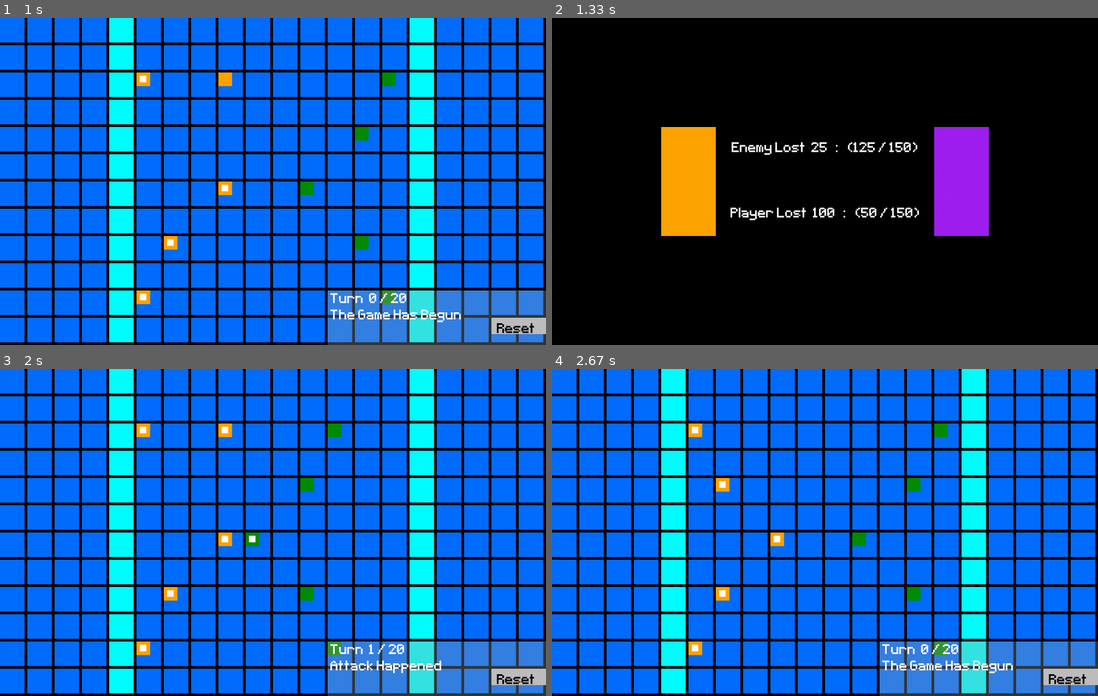
Above: before the commit, frames 1-4 (two rows, left to right).
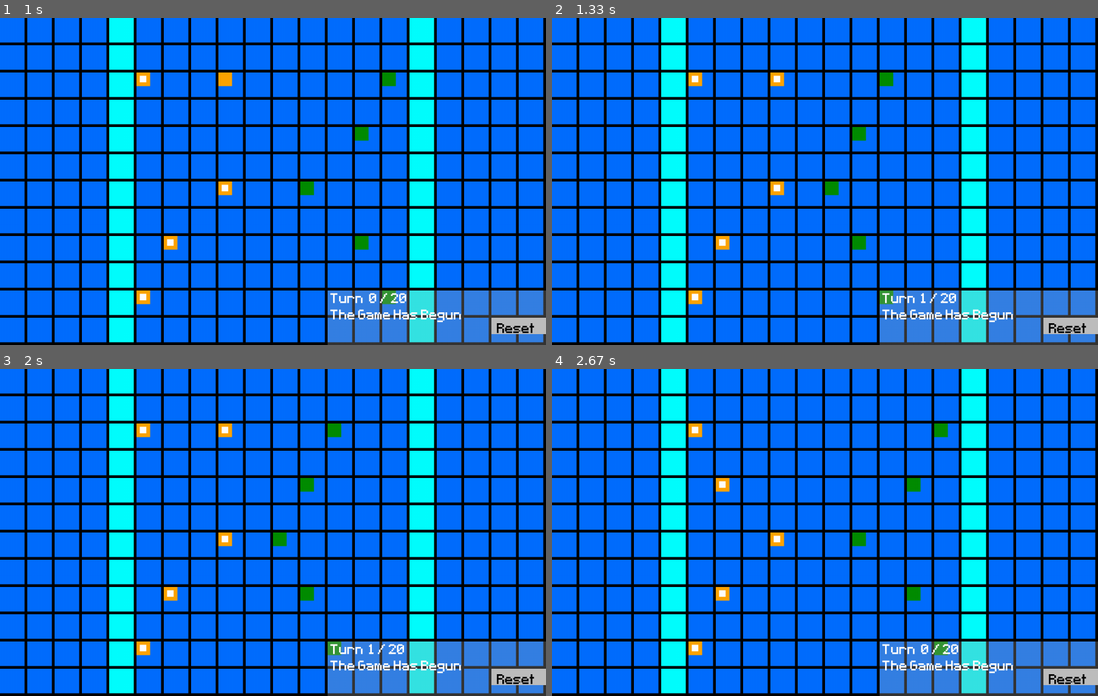
Above: after the commit, the same moments.

Repository: LWhite200/pygames
Game: pygame game, started from Final War/Final War.py
Two runs of this game, one before a commit and one after it. Both use one fixed random seed, a clock stepped at 60 frames per second and the inputs below.
Inputs (mouse positions are in pixels of both pictures, inside the frame that each line leads up to):
- Up to frame 1 (1 s): press the mouse at (169, 132) at 0.37 s; move the mouse to (256, 112) at 0.47 s; release the mouse at (338, 93) at 0.6 s
- Up to frame 2 (1.33 s): tap Enter at 1.23 s
- Up to frame 3 (2 s): click (98, 454) at 1.62 s; press the mouse at (141, 431) at 1.93 s
- Up to frame 4 (2.67 s): move the mouse to (743, 480) at 2.03 s; release the mouse at (797, 532) at 2.17 s; click "Reset" at 2.28 s; press the mouse at (693, 431) at 2.6 s

Frame 1 is identical in both runs. In frame 2, 85% of the frame differs, in the area x 0-100%, y 0-100%; in frame 3, 0.6%; in frame 4, nothing differs.

Commit message:
Add files via upload

Diff:
--- a/Final War/Final War.py
+++ b/Final War/Final War.py
@@ -114,10 +114,11 @@
 teamStrat = "MID"
 eNum = 5
 
-wLoc = wth // 2 - 8
+wLoc = wth // 2
+yLoc = hth // 2
 
 def enemyAI():
-    global teamStrat, curTurn
+    global teamStrat, curTurn, wLoc
     allStrats = ["OFF", "DEF1", "DEF2", "MID", "WALL", "RUN"]
 
     # choose strat
@@ -198,6 +199,12 @@
                 if plaNear: eneAttack(enemy, plaNear)
         elif es == "WALL":
             print("Wall")
+            if wLoc-1 == (enemy.x // 50 - 1) and not wObj[wLoc-1][enemy.y // 50]:
+                eneWall(wLoc-1, enemy.y // 50)
+            else:
+                moveMid(enemy)
+                if wLoc-1 == (enemy.x // 50 - 1) and not wObj[wLoc-1][enemy.y // 50]:
+                    eneWall(wLoc-1, enemy.y // 50)
         elif es == "RUN":
             print("RUN")
             eX = enemy.x // wrdDiv
@@ -209,6 +216,11 @@
                 eneMove(enemy)
         else:
             eneMove(enemy)
+
+def eneWall(x, y):
+    print("Wall placed")
+    new_fence = Fences(x * 50, y * 50, False)
+    fenceObjs.append(new_fence)
 
 def ObjectsNear(ene):
     directions = [
@@ -385,8 +397,6 @@
             if ppN and 0 <= eX < wth and 0 <= eY + pY < hth and not wObj[eX][eY + pY]:
                 MMM(ene, 0, pY)
 
-
-
 # To move enemies
 def MMM(ene, nX, nY):
     eX = ene.x // 50
@@ -404,11 +414,6 @@
     player = wObj[pX][pY]
     if isinstance(player, playObj):
         attackFunct(player, ene, False, False)
-
-
-
-
-
 
 def updateBoard():
 
